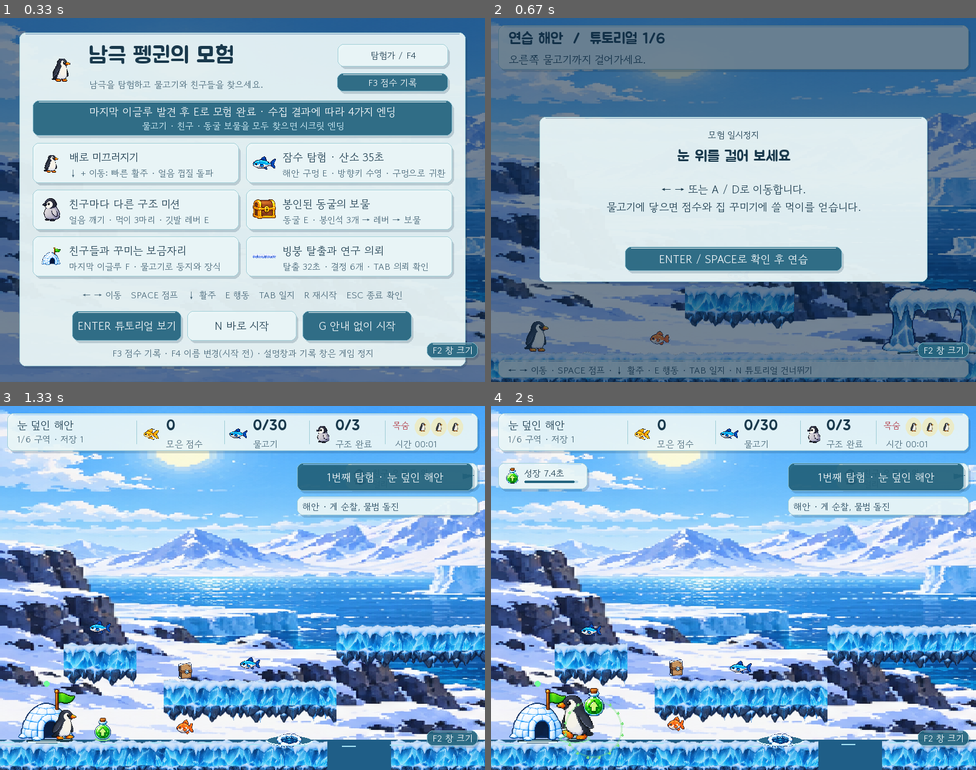
Above: before the commit, frames 1-4 (two rows, left to right).
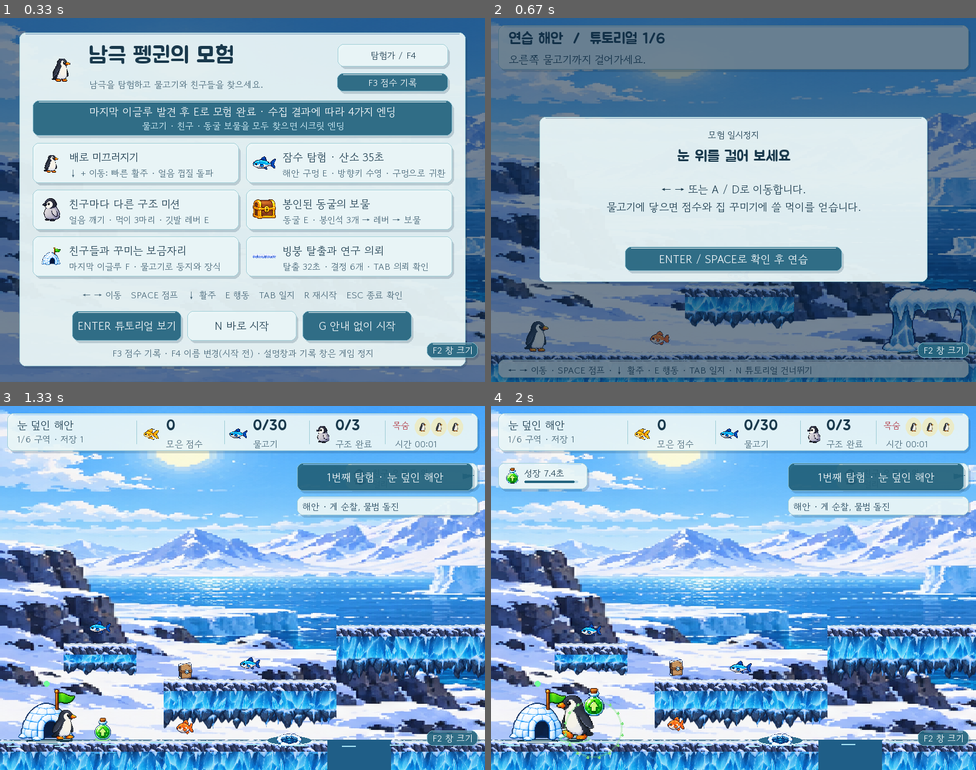
Above: after the commit, the same moments.

Repository: CJE-cpu/penguingame
Game: pygame game, started from pygame/main.py
Two runs of this game, one before a commit and one after it. Both use one fixed random seed, a clock stepped at 60 frames per second and the inputs below.
Inputs:
- Up to frame 1 (0.33 s): no input
- Up to frame 2 (0.67 s): tap T at 0.33 s
- Up to frame 3 (1.33 s): type "ann" at 0.67 s; tap Enter at 1 s; hold Right from 1.22 s (still down)
- Up to frame 4 (2 s): release Right at 1.68 s; hold Left from 1.77 s (still down); hold A from 1.77 s (still down)

Frame 1 is identical in both runs. In frame 2, 2.4% of the frame differs, in the area x 0-100%, y 73-100%; in frame 3, 14%, in the area x 0-100%, y 60-100%; in frame 4, 14%.

Commit message:
Diversify platform shapes and textures

Diff:
--- a/pygame/cave.py
+++ b/pygame/cave.py
@@ -474,8 +474,12 @@
             if tuple(platform) in self.crumbles:
                 elapsed = self.crumbles[tuple(platform)][0]
                 rect.move_ip(round(math.sin(elapsed*60)*elapsed*5),round(math.sin(elapsed*45)*elapsed*2))
-            screen.blit(game.platform_texture(kind, platform.size,
-                                               platform in self.grounds), rect)
+            ground = platform in self.grounds
+            variant = ('ground' if ground else 'chip' if platform.width <= 120
+                       else 'tier' if platform.width >= 230
+                       else ('bridge', 'shelf', 'deep')[(platform.x//90) % 3])
+            screen.blit(game.platform_texture(kind, platform.size, ground,
+                                               (False, False), variant), rect)
         if self.arch:
             arch = self.arch.move(-self.camera,0)
             # Use the same painted material as the cave platforms so the low
--- a/pygame/main.py
+++ b/pygame/main.py
@@ -187,6 +187,7 @@
         self.quality_index = 0 if sys.platform == 'emscripten' else 2
         self.platforms = []
         self.platform_kinds = {}
+        self.platform_variants = {}
         self.grounds = []
         self.region_grounds = []
         self.region_ledges = []
@@ -197,7 +198,7 @@
             self.region_grounds.append(grounds)
             self.region_ledges.append(ledges)
             self.grounds.extend(grounds)
-            for rect in grounds + ledges:
+            for platform_index, rect in enumerate(grounds + ledges):
                 self.platforms.append(rect)
                 kind = ('ice' if region in (1, 3) else 'cave' if region == 2
                         else 'fracture' if region == 4 else 'sunset' if region == 5
@@ -205,6 +206,15 @@
                 if region == 4 and rect in ledges:
                     kind = 'crumble'
                 self.platform_kinds[tuple(rect)] = kind
+                if rect in grounds:
+                    variant = 'ground'
+                elif rect.width <= 130:
+                    variant = 'chip'
+                elif rect.width >= 280:
+                    variant = 'tier'
+                else:
+                    variant = ('bridge', 'shelf', 'deep')[platform_index % 3]
+                self.platform_variants[tuple(rect)] = variant
         self.ground_keys = {tuple(p) for p in self.grounds}
         self.validate_platform_layout()
         self.records = ScoreRecords(score_path)
@@ -718,17 +728,32 @@
                 if platform.colliderect(other):
                     raise ValueError(f'Overlapping platforms: {platform} / {other}')
 
-    def platform_texture(self, kind, size, ground=False, joins=(False, False)):
-        """Build a cached platform by repeating the painted ice-shelf asset."""
-        key = (kind, size, ground, joins)
+    def platform_texture(self, kind, size, ground=False, joins=(False, False),
+                         variant='shelf'):
+        """Build varied arcade-like tiers from the shared Antarctic materials."""
+        if ground:
+            variant = 'ground'
+        key = (kind, size, ground, joins, variant)
         if key not in self.platform_textures:
             width, height = size
-            visual_height = max(height, 72)
+            profile_heights = {'chip': 54, 'bridge': 48, 'shelf': 72,
+                               'deep': 94, 'tier': 82, 'ground': 96}
+            visual_height = max(height, profile_heights.get(variant, 72))
             surface = pg.Surface((width, visual_height), pg.SRCALPHA)
             shelf = pg.transform.smoothscale(self.shelf_images[kind],
                                               (360, visual_height))
-            for x in range(0, width, shelf.get_width()):
+            offset = {'chip': -42, 'bridge': -118, 'shelf': 0,
+                      'deep': -176, 'tier': -78, 'ground': 0}.get(variant, 0)
+            for x in range(offset, width, shelf.get_width()):
                 surface.blit(shelf, (x, 0))
+            # A dedicated top material makes snow, smooth ice and cracked ice
+            # readable at a glance while the underside keeps the same world art.
+            cap = pg.transform.smoothscale(self.platform_images[kind], (160, 20))
+            cap_offset = {'chip': -23, 'bridge': -71, 'deep': -109}.get(variant, 0)
+            for x in range(cap_offset, width, cap.get_width()):
+                surface.blit(cap, (x, 0))
+            pg.draw.line(surface, (231, 250, 253, 210),
+                         (4, 2), (max(4, width-5), 2), 2)
             self.platform_textures[key] = surface
         return self.platform_textures[key]
     def draw_background(self, screen):
@@ -1231,7 +1256,9 @@
             kind = self.platform_kinds[tuple(platform)]
             ground = tuple(platform) in self.ground_keys
             joins = self.ground_join_sides(platform) if ground else (False, False)
-            screen.blit(self.platform_texture(kind, platform.size, ground, joins), rect)
+            variant = self.platform_variants[tuple(platform)]
+            screen.blit(self.platform_texture(kind, platform.size, ground, joins,
+                                              variant), rect)
             if kind == 'crumble' and tuple(platform) in self.crumbles:
                 progress = min(1, self.crumbles[tuple(platform)][0] / 0.8)
                 pg.draw.rect(screen, (245, 92, 125), (rect.x, rect.y-4, int(rect.width*progress), 3))
Not shown, changed: pygame/AntarcticPenguin.exe
Not shown, removed: web/public/game/browser-game-1790756638.apk
Not shown, added: web/public/game/browser-game-1790757954.apk
Not shown, changed: web/public/game/index.html
